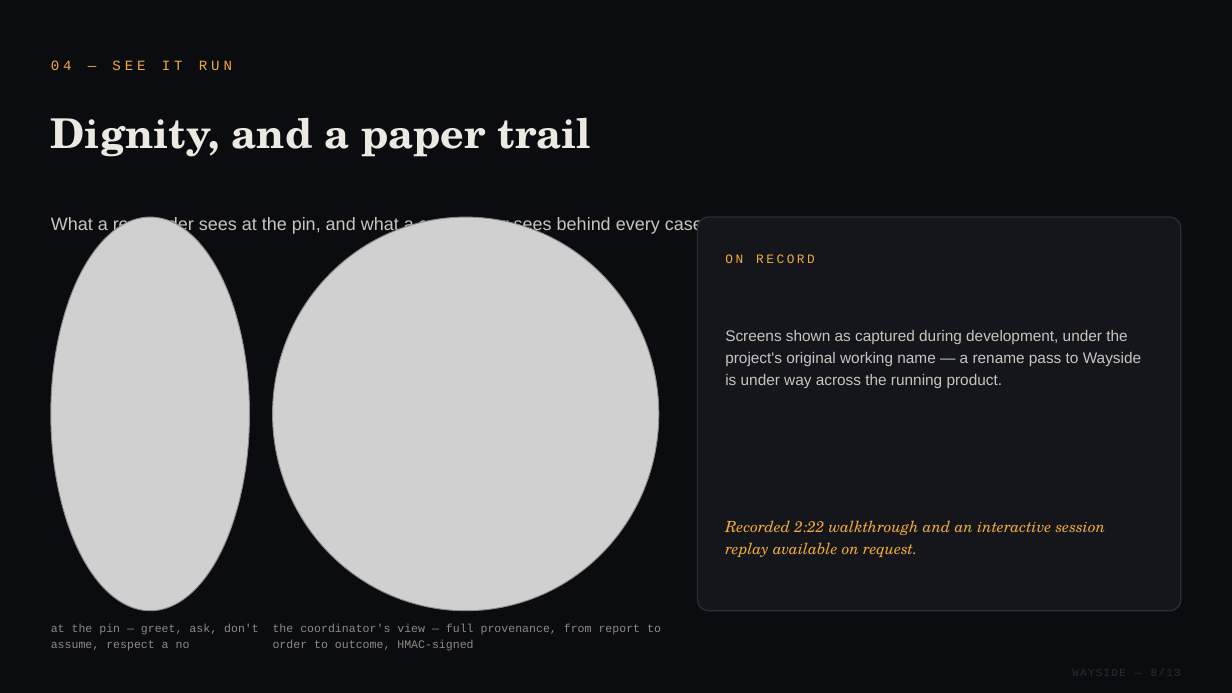
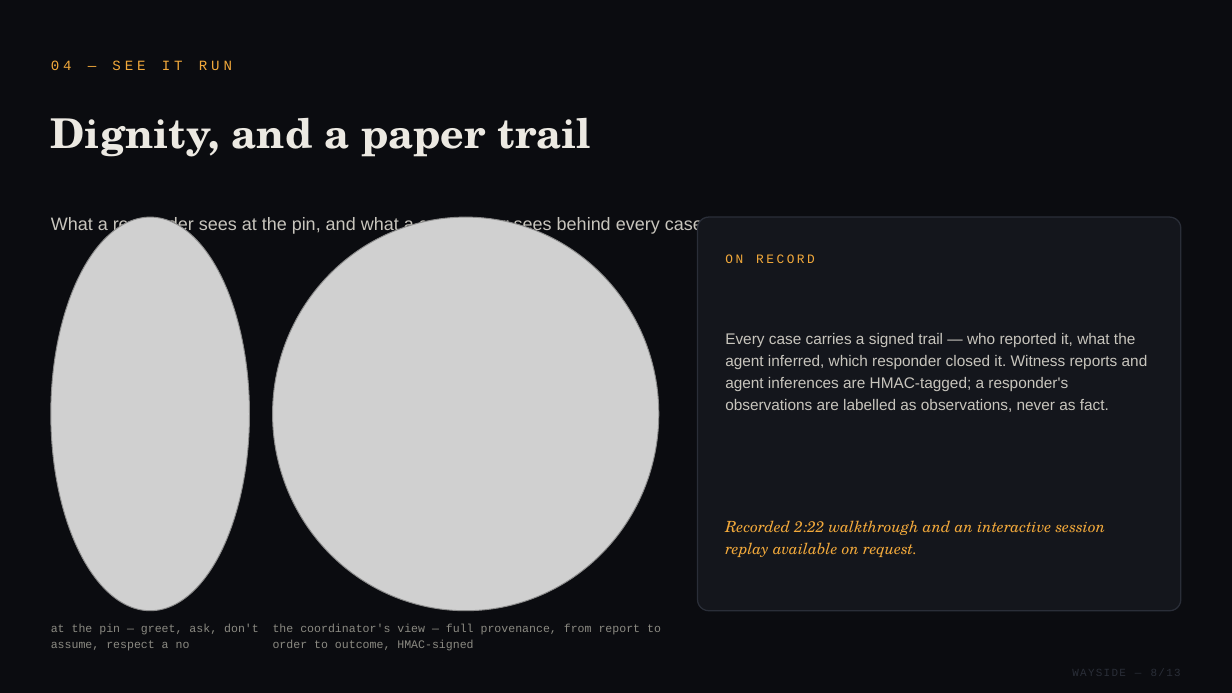
Before and after one commit to Rustom1234/register, a slide deck: slide 8 of research/pitch/wayside-kxic-pitch.pptx. Drawn at 1232x693 pixels with LibreOffice and Linux fonts; fonts in the diff are those of the drawing; grey boxes stand for pictures. Boxes give left, top, right and bottom in pixels: in the first picture for what was removed or moved away, otherwise in the second. Text is boxed around its words. In the diff, an @@ line names an element or a change of style, - is before the commit and + after.

```diff
--- a/research/pitch/wayside-kxic-pitch.pptx
+++ b/research/pitch/wayside-kxic-pitch.pptx
@@ text at <box>725,333,1148,412</box>: text changed @@
-Screens shown as captured during development, under the project's original working name — a rename pass to Wayside is under way across the running product.
+Every case carries a signed trail — who reported it, what the agent inferred, which responder closed it. Witness reports and agent inferences are HMAC-tagged; a responder's observations are labelled as observations, never as fact.
```
Also in this commit, not shown: 4 other slides changed, 5 other files.
